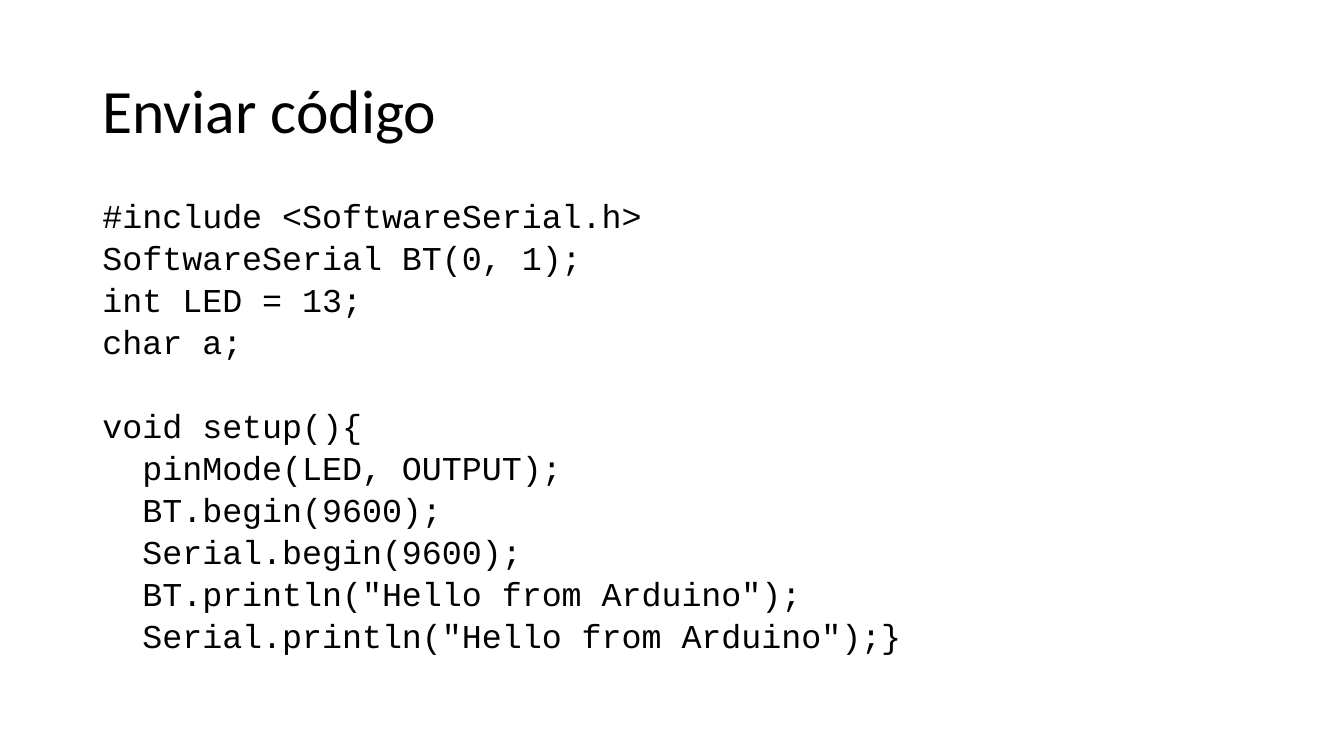
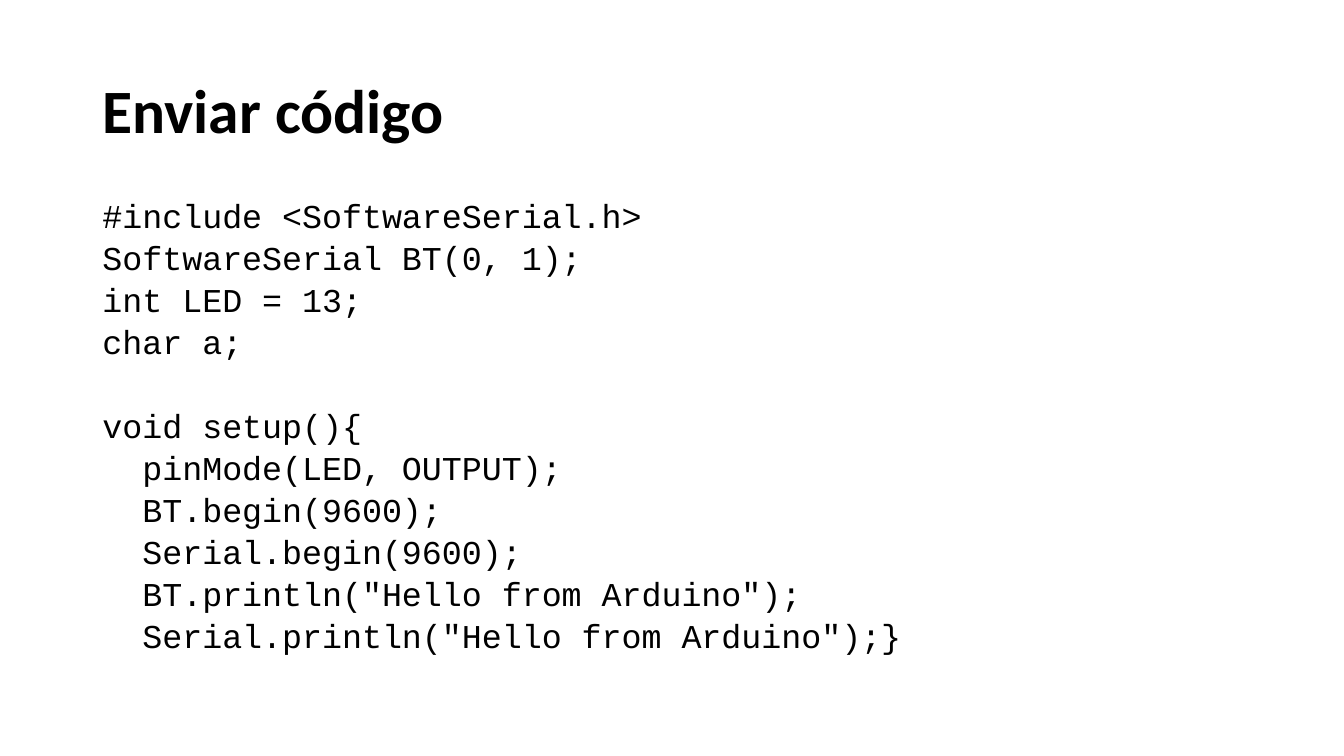
Before and after one commit to salmo-jr/public-slides, a slide deck: slide 24 of arduino-bluetooth.pptx. Drawn at 1344x756 pixels with LibreOffice and Linux fonts; fonts in the diff are those of the drawing. Boxes give left, top, right and bottom in pixels: in the first picture for what was removed or moved away, otherwise in the second. Text is boxed around its words. In the diff, an @@ line names an element or a change of style, - is before the commit and + after.

```diff
--- a/arduino-bluetooth.pptx
+++ b/arduino-bluetooth.pptx
@@ title "Enviar código" at [102, 89, 443, 144]: bold on @@
```
Also in this commit, not shown: 59 other slides changed.
